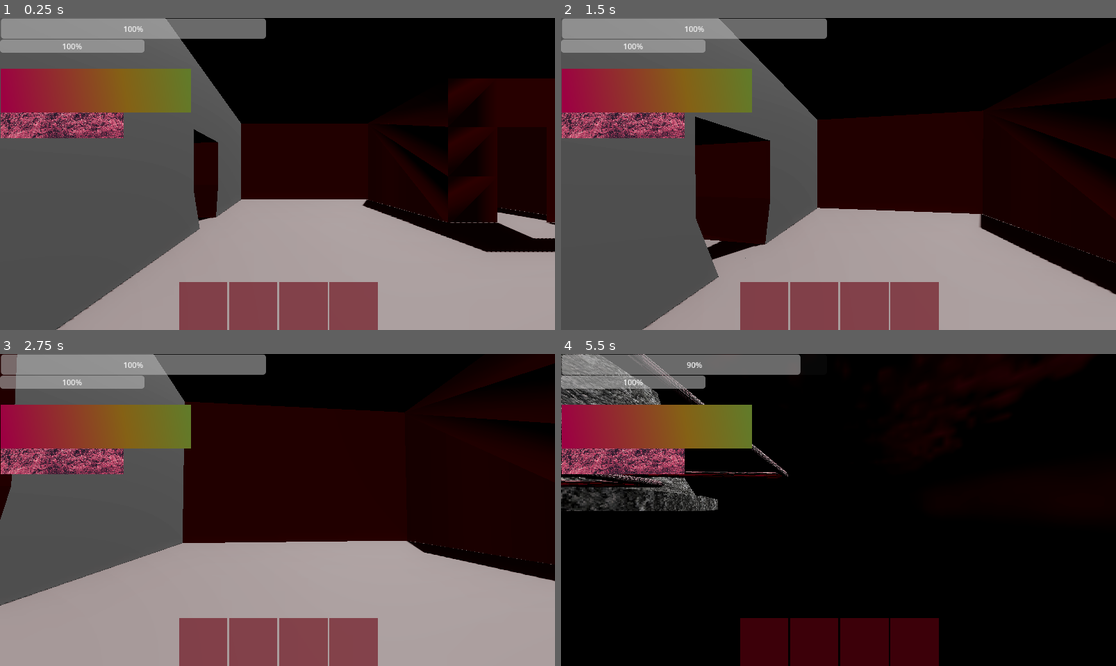
Above: before the commit, frames 1-4 (two rows, left to right).
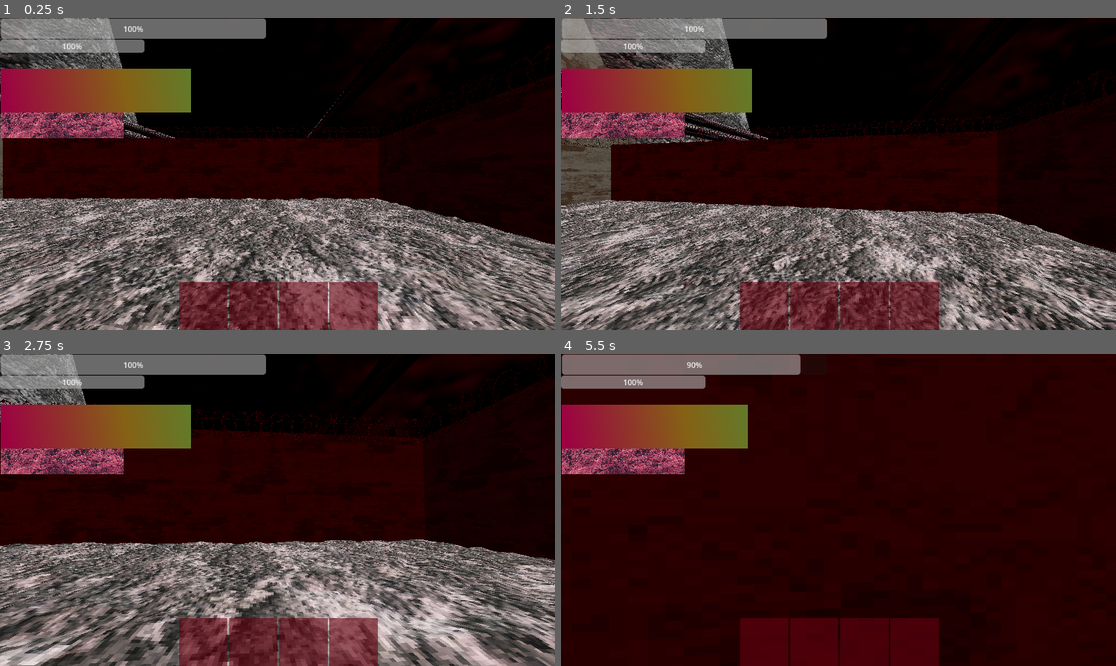
Above: after the commit, the same moments.

Repository: kmarcinkowskij/nucleus
Game: Godot game, scene res://scenes/test.tscn
Same seed, same stepped clock (60 frames per second), same inputs: the game is played once before the commit and once after it.
Inputs (mouse positions are in pixels of both pictures, inside the frame that each line leads up to):
- Up to frame 1 (0.25 s): no input
- Up to frame 2 (1.5 s): move the mouse to (866, 174) at 0.52 s; hold E (interact) 0.53-1.28 s; hold W (up) from 0.53 s (still down); tap Space (jump) at 0.77 s; tap Q (drop_item, bound only after the commit) at 0.8, 1.35 s; move the mouse to (810, 174) at 1.27 s
- Up to frame 3 (2.75 s): keep holding W (up); tap Space (jump) at 1.52 s; tap E (interact) at 1.55 s; move the mouse to (288, 503) at 2.02 s; hold Ctrl (crouch) from 2.03 s (still down); tap Q (drop_item, bound only after the commit) at 2.3 s
- Up to frame 4 (5.5 s): keep holding W (up); move the mouse to (832, 516) at 2.77 s; release Ctrl (crouch) at 2.78 s; tap O (heal) at 2.85 s; tap Space (jump) at 3.02, 3.77, 4.52 s; tap E (interact) at 3.05, 4.55 s; move the mouse to (877, 513) at 3.52 s; hold E (interact) 3.53-4.28 s; tap Q (drop_item, bound only after the commit) at 3.8, 5.3 s; move the mouse to (794, 506) at 4.27 s; tap P (pain) at 4.35 s; move the mouse to (844, 510) at 5.02 s; hold Shift (sprint) from 5.03 s (still down)

The runs differ from the first frame. In frame 1, 45% of the frame differs, in the area x 0-100%, y 0-100%; in frame 2, 42%; in frame 3, 44%; in frame 4, 80%.

Commit message:
started on inventory

Diff:
--- a/project.godot
+++ b/project.godot
@@ -14,10 +14,6 @@
 run/main_scene="res://scenes/test.tscn"
 config/features=PackedStringArray("4.5", "Forward Plus")
 config/icon="res://icon.svg"
-
-[display]
-
-window/size/mode=3
 
 [dotnet]
 
@@ -80,6 +76,11 @@
 "events": [Object(InputEventKey,"resource_local_to_scene":false,"resource_name":"","device":0,"window_id":0,"alt_presse …(189 unchanged characters)…
 ]
 }
+drop_item={
+"deadzone": 0.2,
+"events": [Object(InputEventKey,"resource_local_to_scene":false,"resource_name":"","device":-1,"window_id":0,"alt_pressed":false,"shift_pressed":false,"ctrl_pressed":false,"meta_pressed":false,"pressed":false,"keycode":0,"physical_keycode":81,"key_label":0,"unicode":113,"location":0,"echo":false,"script":null)
+]
+}
 
 [physics]
 
--- /dev/null
+++ b/resources/Richard.tscn
@@ -0,0 +1,22 @@
+[gd_scene load_steps=3 format=3 uid="uid://bokcxu5hamudu"]
+
+[sub_resource type="BoxMesh" id="BoxMesh_yv0lk"]
+
+[sub_resource type="ConcavePolygonShape3D" id="ConcavePolygonShape3D_r5t06"]
+data = PackedVector3Array(-0.5, 0.5, 0.5, 0.5, 0.5, 0.5, -0.5, -0.5, 0.5, 0.5, 0.5, 0.5, 0.5, -0.5, 0.5, -0.5, -0.5, 0.5, 0.5, 0.5, -0.5, -0.5, 0.5, -0.5, 0.5, -0.5, -0.5, -0.5, 0.5, -0.5, -0.5, -0.5, -0.5, 0.5, -0.5, -0.5, 0.5, 0.5, 0.5, 0.5, 0.5, -0.5, 0.5, -0.5, 0.5, 0.5, 0.5, -0.5, 0.5, -0.5, -0.5, 0.5, -0.5, 0.5, -0.5, 0.5, -0.5, -0.5, 0.5, 0.5, -0.5, -0.5, -0.5, -0.5, 0.5, 0.5, -0.5, -0.5, 0.5, -0.5, -0.5, -0.5, 0.5, 0.5, 0.5, -0.5, 0.5, 0.5, 0.5, 0.5, -0.5, -0.5, 0.5, 0.5, -0.5, 0.5, -0.5, 0.5, 0.5, -0.5, -0.5, -0.5, 0.5, 0.5, -0.5, 0.5, -0.5, -0.5, -0.5, 0.5, -0.5, 0.5, 0.5, -0.5, -0.5, -0.5, -0.5, -0.5)
+
+[node name="Richard" type="Node3D"]
+metadata/item_id = 0
+metadata/name = "dick"
+
+[node name="StaticBody3D" type="StaticBody3D" parent="."]
+transform = Transform3D(1, 0, 0, 0, 1, 0, 0, 0, 1, -8.71596, 1.86295, 0)
+metadata/name = "dick"
+
+[node name="MeshInstance3D" type="MeshInstance3D" parent="StaticBody3D"]
+mesh = SubResource("BoxMesh_yv0lk")
+skeleton = NodePath("../..")
+
+[node name="CollisionShape3D" type="CollisionShape3D" parent="StaticBody3D"]
+shape = SubResource("ConcavePolygonShape3D_r5t06")
+metadata/name = "dick"
--- a/scenes/player.tscn
+++ b/scenes/player.tscn
@@ -48,10 +48,9 @@
 [node name="Camera3D" type="Camera3D" parent="Head"]
 current = true
 
-[node name="RayCast3D" type="RayCast3D" parent="Head/Camera3D" node_paths=PackedStringArray("n_INVENTORY_NODE")]
+[node name="RayCast3D" type="RayCast3D" parent="Head/Camera3D"]
 target_position = Vector3(0, 0, -3)
 script = ExtResource("2_4n1ae")
-n_INVENTORY_NODE = NodePath("../../../Inventory")
 
 [node name="UI2" type="CanvasLayer" parent="."]
 script = ExtResource("2_hq37y")
--- a/scenes/ray_cast_3d.gd
+++ b/scenes/ray_cast_3d.gd
@@ -1,13 +1,40 @@
 extends RayCast3D
+@export var main_scene: Node3D;
 
-@export var n_INVENTORY_NODE: Node3D
+var equippable_objects = ["dick", "balls", "shaft"];
+var inventory_array = ["0", "0"];
 # Called when the node enters the scene tree for the first time.
 func _ready() -> void:
 	pass # Replace with function body.
 
+var selected = 0
 
 # Called every frame. 'delta' is the elapsed time since the previous frame.
 func _process(delta: float) -> void:
+	#if(Input.is_action_just_pressed("drop_item")):
+		#if(inventory_array[selected] == "0"):
+			#return
+		#inventory_array[selected] = "0"
+
 	if(is_colliding() && Input.is_action_pressed('interact')):
-		n_INVENTORY_NODE.add_child(get_collider())
-		get_collider().queue_free()
+		force_raycast_update()
+		if(get_collider() == null):
+			return
+		if(!get_collider().has_meta('name')):
+			return
+
+		var current_looked = get_collider().get_meta("name")
+		var current_looked2 = get_collider()
+
+		if current_looked == equippable_objects[0] or equippable_objects[1] or equippable_objects[2]:
+			print("looking at " + current_looked)
+			if(inventory_array[0] == "0"):
+				inventory_array[0] = current_looked
+				print("currently held in slot 1 is item: " + inventory_array[0])
+				current_looked2.queue_free()
+			elif(inventory_array[1] == "0"):
+				inventory_array[1] = current_looked
+				print("currently held in slot 2 is item: " + inventory_array[1])
+				current_looked2.queue_free()
+			else:
+				print("retarded")
--- a/scenes/test.tscn
+++ b/scenes/test.tscn
@@ -73,6 +73,7 @@
 
 [node name="StaticBody3D" type="StaticBody3D" parent="."]
 transform = Transform3D(1, 0, 0, 0, 1, 0, 0, 0, 1, -8.71596, 1.86295, 0)
+metadata/name = "dick"
 
 [node name="MeshInstance3D" type="MeshInstance3D" parent="StaticBody3D"]
 mesh = SubResource("BoxMesh_4vv2c")
@@ -80,9 +81,34 @@
 
 [node name="CollisionShape3D" type="CollisionShape3D" parent="StaticBody3D"]
 shape = SubResource("ConcavePolygonShape3D_ywjt8")
+metadata/name = "dick"
+
+[node name="StaticBody3D2" type="StaticBody3D" parent="."]
+transform = Transform3D(1, 0, 0, 0, 1, 0, 0, 0, 1, -8.71596, 1.86295, 2.1082468)
+metadata/name = "balls"
+
+[node name="MeshInstance3D" type="MeshInstance3D" parent="StaticBody3D2"]
+mesh = SubResource("BoxMesh_4vv2c")
+skeleton = NodePath("../..")
+
+[node name="CollisionShape3D" type="CollisionShape3D" parent="StaticBody3D2"]
+shape = SubResource("ConcavePolygonShape3D_ywjt8")
+metadata/name = "dick"
+
+[node name="StaticBody3D3" type="StaticBody3D" parent="."]
+transform = Transform3D(1, 0, 0, 0, 1, 0, 0, 0, 1, -8.71596, 1.86295, 4.225657)
+metadata/name = "shaft"
+
+[node name="MeshInstance3D" type="MeshInstance3D" parent="StaticBody3D3"]
+mesh = SubResource("BoxMesh_4vv2c")
+skeleton = NodePath("../..")
+
+[node name="CollisionShape3D" type="CollisionShape3D" parent="StaticBody3D3"]
+shape = SubResource("ConcavePolygonShape3D_ywjt8")
+metadata/name = "dick"
 
 [node name="player" parent="." instance=ExtResource("1_3vxk3")]
-transform = Transform3D(1, 0, 0, 0, 1, 0, 0, 0, 1, 73.939835, 0.31338775, 0)
+transform = Transform3D(1, 0, 0, 0, 1, 0, 0, 0, 1, 9.954498, 0.31338775, 0)
 
 [node name="NavigationRegion3D" type="NavigationRegion3D" parent="."]
 transform = Transform3D(1, 0, 0, 0, 1, 0, 0, 0, 1, 0.710175, 0, 0)
--- a/scripts/monster.gd
+++ b/scripts/monster.gd
@@ -4,7 +4,7 @@
 var player = null
 @export var chasepoints = 10
 var ustates = ["PATROL", "CHASE"]
-const faster = 3.5
+const faster = 5.0
 var ustate_current = ustates[0]
 
 var body = null
@@ -65,8 +65,8 @@
 		for overlap in overlaper:
 			if overlap.name == "player":
 				print("faggot nearby")
-				var playerlocation = player.global_transform.origin
-				$Vision.look_at(playerlocation, Vector3.UP)
+
+				$Vision.look_at(Vector3(player.global_position.x, global_position.y, player.global_position.z), Vector3.UP)
 				$Vision.force_raycast_update()
 				if $Vision.is_colliding():
 					var collisionsrc = $Vision.get_collider()
@@ -75,5 +75,5 @@
 						print("faggot spotted CHASE GO")
 						sees_player = true
 			else:
-				print("no faggot nearby, killing myself")
+				#print("no faggot nearby, killing myself")
 				sees_player = false
